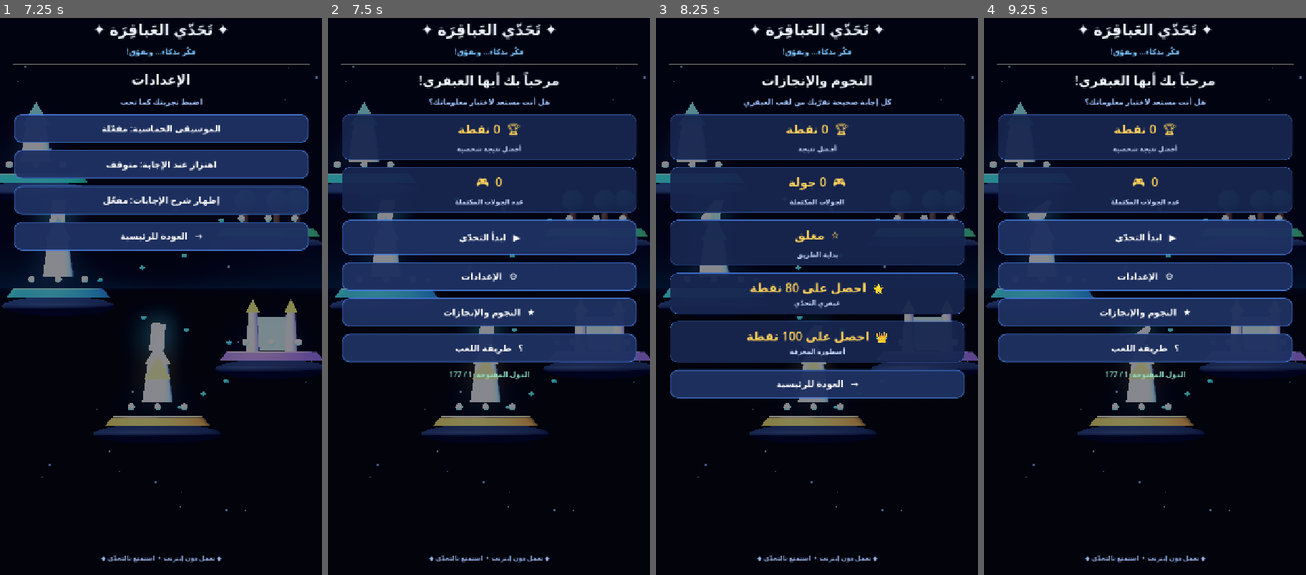
Above: before the commit, frames 1-4 (left to right).
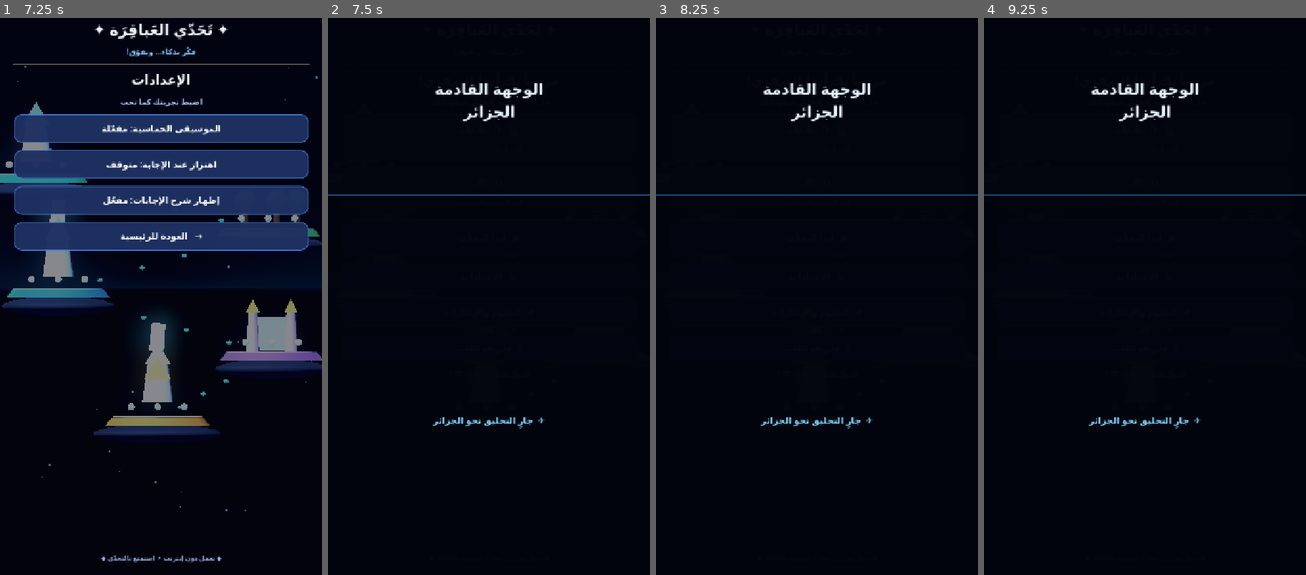
Above: after the commit, the same moments.

Repository: mahdialloui01-art/challenge-
Game: Godot game, scene res://scenes/main.tscn
The game is run twice, just before and just after one commit, with the same random seed, the same clock (stepped at 60 frames per second) and the same inputs.
Inputs (mouse positions are in pixels of both pictures, inside the frame that each line leads up to):
- Up to frame 1 (7.25 s): click "▶ ابدأ التحدّي" at 0.5 s; click "⌂ القائمة الرئيسية" at 1.25 s; click "⚙ الإعدادات" at 2 s; click "الموسيقى الحماسية: مفعّلة" at 2.75 s; click "الموسيقى الحماسية: متوقفة" at 3.5 s; click "اهتزاز عند الإجابة: متوقف" at 4.25 s; click "اهتزاز عند الإجابة: مفعّل" at 5 s; click "إظهار شرح الإجابات: مفعّل" at 5.75 s; click "إظهار شرح الإجابات: متوقف" at 6.5 s
- Up to frame 2 (7.5 s): click "→ العودة للرئيسية" at 7.25 s
- Up to frame 3 (8.25 s): click "★ النجوم والإنجازات" at 8 s
- Up to frame 4 (9.25 s): click (1145, 385) at 8.75 s, where only the run before the commit has a clickable "→ العودة للرئيسية"

Frame 1 is identical in both runs. In frame 2, 41% of the frame differs, in the area x 0-100%, y 0-98%; in frame 3, 46%; in frame 4, 41%.

Commit message:
Allow country taps across the full visible globe

Diff:
--- a/scripts/world_globe.gd
+++ b/scripts/world_globe.gd
@@ -234,7 +234,7 @@
         _move_drag(event.position, event.relative)
 
 func _begin_drag(position: Vector2) -> void:
-    if position.y < 210.0 or position.y > 1060.0:
+    if position.y < 210.0 or position.y > 1220.0:
         return
     drag_active = true
     drag_start = position
@@ -257,7 +257,7 @@
     if not drag_active:
         return
     drag_active = false
-    if not pointer_moved and position.distance_to(drag_start) < 14.0 and position.y >= 540.0 and position.y <= 1080.0:
+    if not pointer_moved and position.distance_to(drag_start) < 14.0 and position.y >= 210.0 and position.y <= 1220.0:
         _pick_country(position)
 
 func _pick_country(screen_position: Vector2) -> void:
